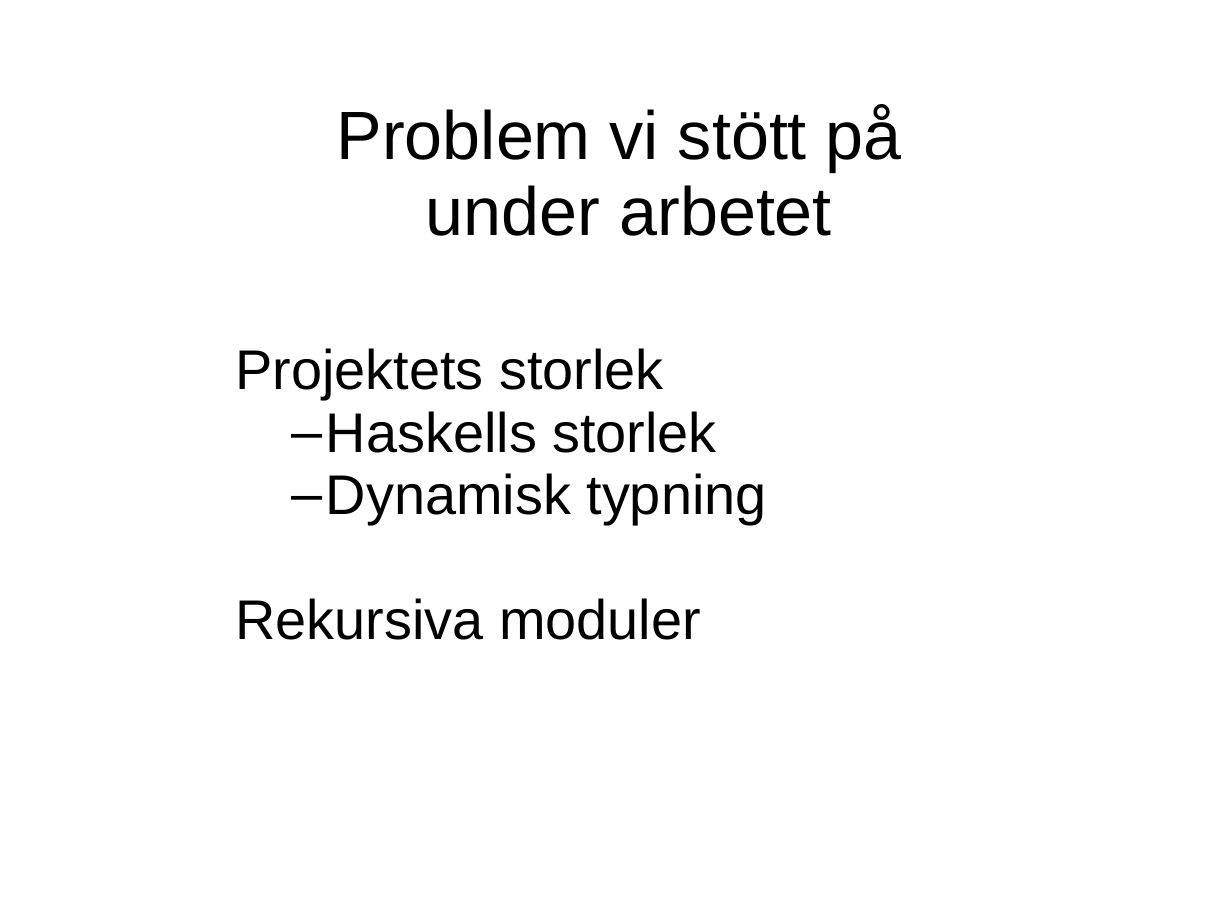
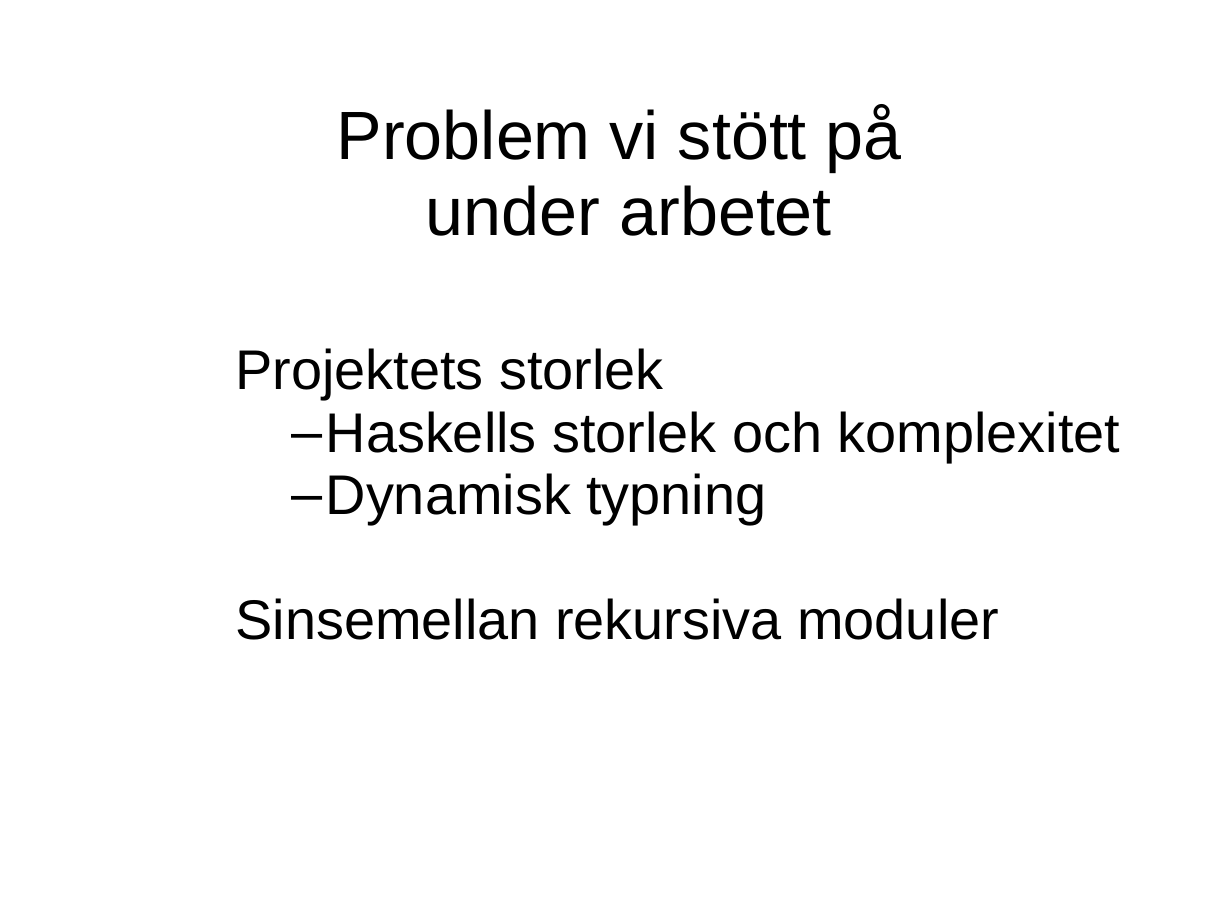
Before and after one commit to evilcandybag/JSHC, a slide deck: slide 54 of report/presentation.ppt (slide 49 before the commit). Drawn at 1232x924 pixels with LibreOffice and Linux fonts; fonts in the diff are those of the drawing. Boxes give left, top, right and bottom in pixels: in the first picture for what was removed or moved away, otherwise in the second. Text is boxed around its words. In the diff, an @@ line names an element or a change of style, - is before the commit and + after.

```diff
--- a/report/presentation.ppt
+++ b/report/presentation.ppt
@@ text at box(326, 411, 1120, 461): text changed @@
-  – Haskells storlek
+  – Haskells storlek och komplexitet
@@ text at box(235, 598, 999, 640): text changed @@
-Rekursiva moduler
+Sinsemellan rekursiva moduler
```
Also in this commit, not shown: 12 other slides changed, 9 slides added, 1 slide removed, 2 other files.
